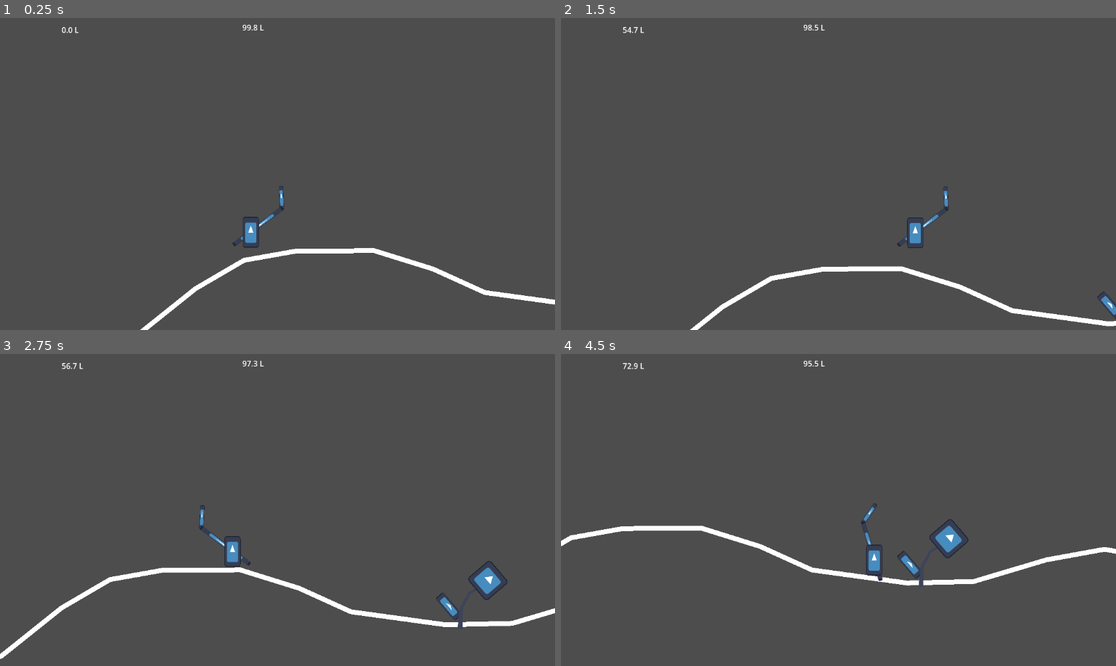
Above: before the commit, frames 1-4 (two rows, left to right).
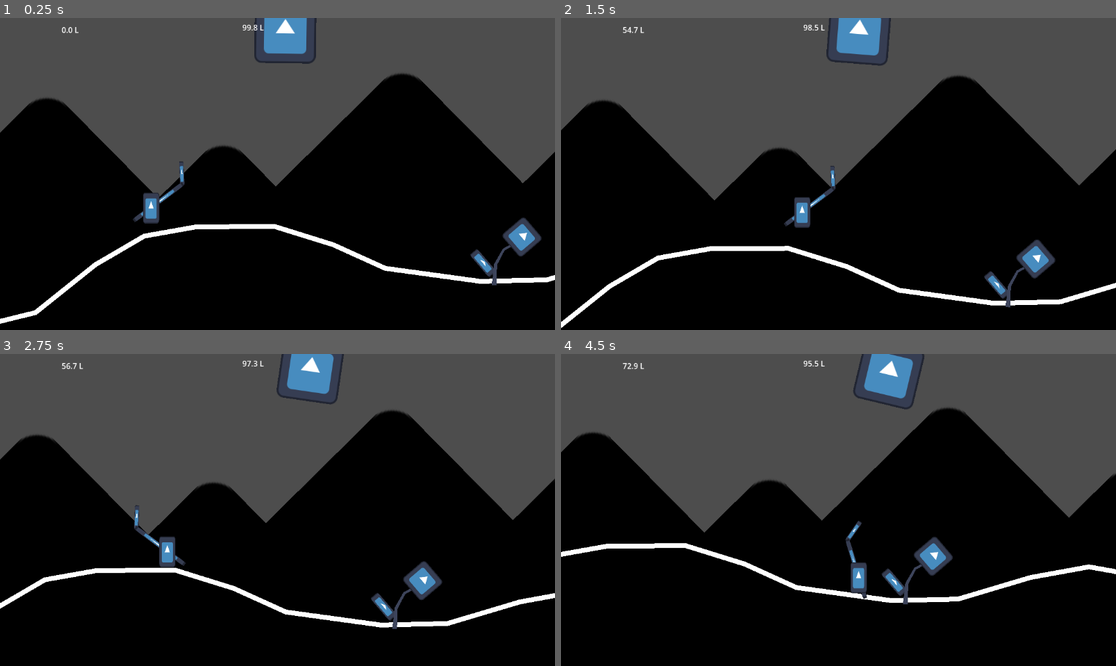
Above: after the commit, the same moments.

Repository: Eptwalabha/ld52
Game: Godot game, scene res://scene/game.tscn
Two runs of this game, one before a commit and one after it. Both use one fixed random seed, a clock stepped at 60 frames per second and the inputs below. The engine's default icon, where the game draws it, is replaced by a stand-in: a white triangle on a blue panel in a dark square.
Inputs:
- Up to frame 1 (0.25 s): no input
- Up to frame 2 (1.5 s): hold E (action) 0.53-1.28 s; hold Right (move_right) from 0.53 s (still down); tap Up (jump) at 0.77 s; tap E (action) at 1.35 s
- Up to frame 3 (2.75 s): tap Up (jump) at 1.52 s; release Right (move_right) at 2.03 s; hold Left (move_left) from 2.03 s (still down); hold Space (attack) from 2.03 s (still down); tap E (action) at 2.3 s
- Up to frame 4 (4.5 s): release Left (move_left) at 2.78 s; release Space (attack) at 2.78 s; hold Right (move_right) 2.78-4.28 s; tap E (action) at 2.85 s; tap Up (jump) at 3.02, 3.77 s; hold E (action) 3.53-4.28 s; hold Left (move_left) from 4.28 s (still down); tap Space (attack) at 4.35 s

The runs differ from the first frame. In frame 1, 62% of the frame differs, in the area x 0-100%, y 0-100%; in frame 2, 61%; in frame 3, 62%; in frame 4, 63%.

Commit message:
day night cycle + parallax

Diff:
--- a/project.godot
+++ b/project.godot
@@ -19,6 +19,11 @@
 "language": &"GDScript",
 "path": "res://scene/player/player.gd"
 }, {
+"base": "Node2D",
+"class": &"SunMoon",
+"language": &"GDScript",
+"path": "res://scene/level/day_night.gd"
+}, {
 "base": "CharacterBody2D",
 "class": &"WaterBubble",
 "language": &"GDScript",
@@ -32,6 +37,7 @@
 _global_script_class_icons={
 "Flower": "",
 "Player": "",
+"SunMoon": "",
 "WaterBubble": "",
 "WaterSource": ""
 }
--- a/scene/game.gd
+++ b/scene/game.gd
@@ -1,10 +1,11 @@
 extends Node2D
 
 
-@onready var player : Player = $player
-@onready var flower : Flower = $flower
+@onready var player : Player = %player
+@onready var flower : Flower = %flower
 @onready var player_water_ui : Label = $ui/player
 @onready var plant_water_ui : Label = $ui/plant
+@onready var foreground : ParallaxLayer = $parallax/foreground
 
 @onready var Bubble = load("res://scene/water/water_bubble.tscn")
 @onready var Splash = load("res://scene/water/water_spash.tscn")
@@ -25,15 +26,18 @@
 func _on_player_spat(charged_time):
 	var amount = player.spit(charged_time)
 	var bubble : WaterBubble = Bubble.instantiate()
+	bubble.splashed.connect(_on_bubble_splashed)
+	foreground.add_child(bubble)
 	bubble.global_transform = player.global_transform
 	bubble.apply_impulse(player.get_aim_direction() * 800.0)
-	bubble.splashed.connect(_on_bubble_splashed)
-	add_child(bubble)
 	bubble.water_volume = amount
 
 func _on_bubble_splashed(position):
 	var splash : CPUParticles2D = Splash.instantiate()
+	foreground.add_child(splash)
 	splash.global_position = position
-	add_child(splash)
 	splash.emitting = true
-	print("position %s" % position)
+
+
+func _on_sun_moon_new_cycle(id):
+	print("cycle %s" % id)
--- a/scene/game.tscn
+++ b/scene/game.tscn
@@ -1,30 +1,79 @@
-[gd_scene load_steps=6 format=3 uid="uid://bvm0bjqjl8qe5"]
+[gd_scene load_steps=7 format=3 uid="uid://bvm0bjqjl8qe5"]
 
 [ext_resource type="PackedScene" uid="uid://jp1xy6r2x0bo" path="res://scene/level/level.tscn" id="1_lw7lw"]
 [ext_resource type="Script" path="res://scene/game.gd" id="1_ndv1p"]
 [ext_resource type="PackedScene" uid="uid://cmw024l2feyww" path="res://scene/player/player.tscn" id="2_83nul"]
+[ext_resource type="Texture2D" uid="uid://xp5k4w74fa3o" path="res://icon.svg" id="2_hddjt"]
 [ext_resource type="PackedScene" uid="uid://cm2oorf8k7sqw" path="res://scene/props/flower.tscn" id="4_gwt1y"]
-[ext_resource type="PackedScene" uid="uid://dg5j6nndn3ejs" path="res://scene/water/water_spash.tscn" id="5_v313e"]
+[ext_resource type="PackedScene" uid="uid://btayx8o2rhi78" path="res://scene/level/day_night.tscn" id="6_kxb6o"]
 
 [node name="Game" type="Node2D"]
 script = ExtResource("1_ndv1p")
 
-[node name="level" parent="." instance=ExtResource("1_lw7lw")]
+[node name="parallax" type="ParallaxBackground" parent="."]
 
-[node name="player" parent="." instance=ExtResource("2_83nul")]
+[node name="sky" type="ParallaxLayer" parent="parallax"]
+motion_scale = Vector2(0, 0)
 
-[node name="camera" type="Camera2D" parent="player"]
-position = Vector2(0, -100)
+[node name="SunMoon" parent="parallax/sky" instance=ExtResource("6_kxb6o")]
+position = Vector2(587, 336)
+
+[node name="mountains" type="ParallaxLayer" parent="parallax"]
+motion_scale = Vector2(0.1, 0.1)
+
+[node name="Icon" type="Sprite2D" parent="parallax/mountains"]
+modulate = Color(0.27451, 0.27451, 0.27451, 1)
+self_modulate = Color(0, 0, 0, 1)
+position = Vector2(64.7183, 455.718)
+rotation = -0.779218
+scale = Vector2(3.875, 3.875)
+texture = ExtResource("2_hddjt")
+
+[node name="Icon2" type="Sprite2D" parent="parallax/mountains"]
+modulate = Color(0.27451, 0.27451, 0.27451, 1)
+self_modulate = Color(0, 0, 0, 1)
+position = Vector2(430.718, 554.718)
+rotation = -0.779218
+scale = Vector2(3.875, 3.875)
+texture = ExtResource("2_hddjt")
+
+[node name="Icon4" type="Sprite2D" parent="parallax/mountains"]
+modulate = Color(0.27451, 0.27451, 0.27451, 1)
+self_modulate = Color(0, 0, 0, 1)
+position = Vector2(1175.72, 535.718)
+rotation = -0.779218
+scale = Vector2(3.875, 3.875)
+texture = ExtResource("2_hddjt")
+
+[node name="Icon3" type="Sprite2D" parent="parallax/mountains"]
+modulate = Color(0.27451, 0.27451, 0.27451, 1)
+self_modulate = Color(0, 0, 0, 1)
+position = Vector2(801.718, 404.718)
+rotation = -0.779218
+scale = Vector2(3.875, 3.875)
+texture = ExtResource("2_hddjt")
+
+[node name="foreground" type="ParallaxLayer" parent="parallax"]
+
+[node name="level" parent="parallax/foreground" instance=ExtResource("1_lw7lw")]
+
+[node name="flower" parent="parallax/foreground/level" instance=ExtResource("4_gwt1y")]
+unique_name_in_owner = true
+position = Vector2(713, 193)
+
+[node name="player" parent="parallax/foreground" instance=ExtResource("2_83nul")]
+unique_name_in_owner = true
+
+[node name="camera" type="Camera2D" parent="parallax/foreground/player"]
+position = Vector2(0, -170)
+offset = Vector2(0, -300)
 current = true
 limit_left = -500
 limit_smoothed = true
 position_smoothing_enabled = true
 drag_horizontal_enabled = true
 
-[node name="flower" parent="." instance=ExtResource("4_gwt1y")]
-position = Vector2(713, 193)
-
-[node name="enemies" type="Node2D" parent="."]
+[node name="enemies" type="Node2D" parent="parallax/foreground"]
 
 [node name="ui" type="CanvasLayer" parent="."]
 
@@ -40,7 +89,6 @@
 offset_right = 543.0
 offset_bottom = 31.0
 
-[node name="WaterSpash" parent="." instance=ExtResource("5_v313e")]
-
-[connection signal="spat" from="player" to="." method="_on_player_spat"]
-[connection signal="died" from="flower" to="." method="_on_flower_died"]
+[connection signal="new_cycle" from="parallax/sky/SunMoon" to="." method="_on_sun_moon_new_cycle"]
+[connection signal="died" from="parallax/foreground/level/flower" to="." method="_on_flower_died"]
+[connection signal="spat" from="parallax/foreground/player" to="." method="_on_player_spat"]
--- /dev/null
+++ b/scene/level/day_night.gd
@@ -0,0 +1,22 @@
+class_name SunMoon
+extends Node2D
+
+signal new_cycle(id)
+
+@onready var pivot : Node2D = $pivot
+
+@export var cycle_duration : float = 120.0
+
+var current_cycle : int = 0
+var cycle_speed : float = 0.0
+
+func _ready():
+	cycle_speed = TAU / cycle_duration
+
+
+func _process(delta):
+	pivot.rotation += delta * cycle_speed
+	if pivot.rotation > TAU:
+		current_cycle += 1
+		pivot.rotation -= TAU
+		emit_signal("new_cycle", current_cycle)
--- /dev/null
+++ b/scene/level/day_night.tscn
@@ -0,0 +1,19 @@
+[gd_scene load_steps=3 format=3 uid="uid://btayx8o2rhi78"]
+
+[ext_resource type="Texture2D" uid="uid://xp5k4w74fa3o" path="res://icon.svg" id="1_aldsk"]
+[ext_resource type="Script" path="res://scene/level/day_night.gd" id="1_kpu7u"]
+
+[node name="SunMoon" type="Node2D"]
+script = ExtResource("1_kpu7u")
+
+[node name="pivot" type="Node2D" parent="."]
+position = Vector2(0, 94)
+
+[node name="moon" type="Sprite2D" parent="pivot"]
+position = Vector2(-0.000888506, -400)
+texture = ExtResource("1_aldsk")
+
+[node name="sun" type="Sprite2D" parent="pivot"]
+position = Vector2(0.00111063, 500)
+rotation = 3.14159
+texture = ExtResource("1_aldsk")
--- a/scene/player/player.gd
+++ b/scene/player/player.gd
@@ -58,11 +58,8 @@
 	if Input.is_action_just_pressed("charge"):
 		start_spit_charge()
 
-	if Input.is_action_just_released("charge"):
-		if spitting:
-			end_spit_charge()
-		else:
-			anim.play("hit")
+	if spitting and Input.is_action_just_released("charge"):
+		end_spit_charge()
 
 	if spitting and Input.is_action_pressed("attack"):
 		spitting_charge += delta
@@ -70,7 +67,6 @@
 			end_spit_charge()
 
 func start_spit_charge() -> void:
-	print("water_level %s" % water_level)
 	spitting = water_level > 0.0
 	aim.visible = spitting
 	spitting_charge = 0.0
@@ -86,7 +82,6 @@
 	water_level = min(water_level + delta * drinking_amount * drinking_speed, water_max_capacity)
 
 func spit(charging_time: float) -> float:
-	prints(charging_time, spit_max_charge, charging_time / spit_max_charge)
 	var spit_ratio = spitting_curve.sample(min(charging_time / spit_max_charge, 1.0))
 	var spit_amount : float = min(water_level, 10.0 + water_level * spit_ratio)
 	water_level = water_level - spit_amount
--- a/scene/water/water_spash.tscn
+++ b/scene/water/water_spash.tscn
@@ -18,3 +18,4 @@
 initial_velocity_max = 266.66
 scale_amount_min = 0.2
 scale_amount_max = 0.2
+color = Color(0, 1, 1, 0.662745)
